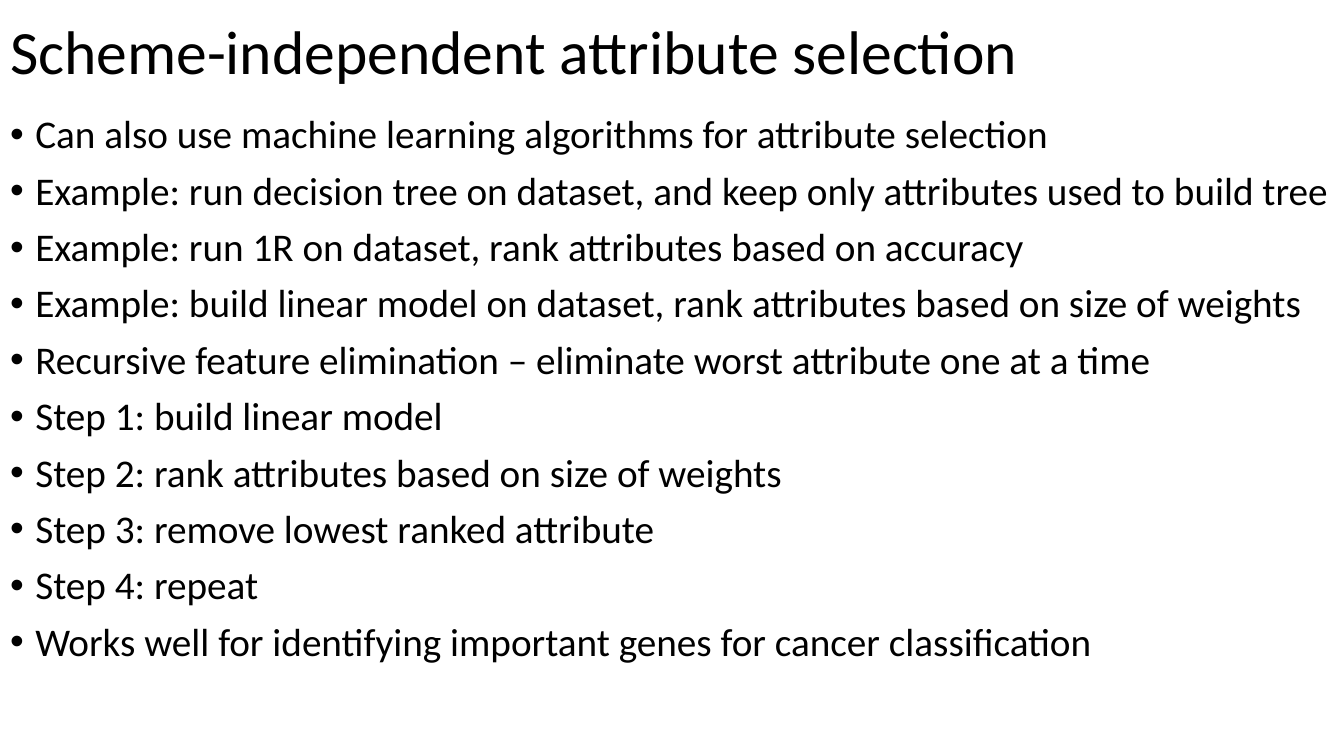
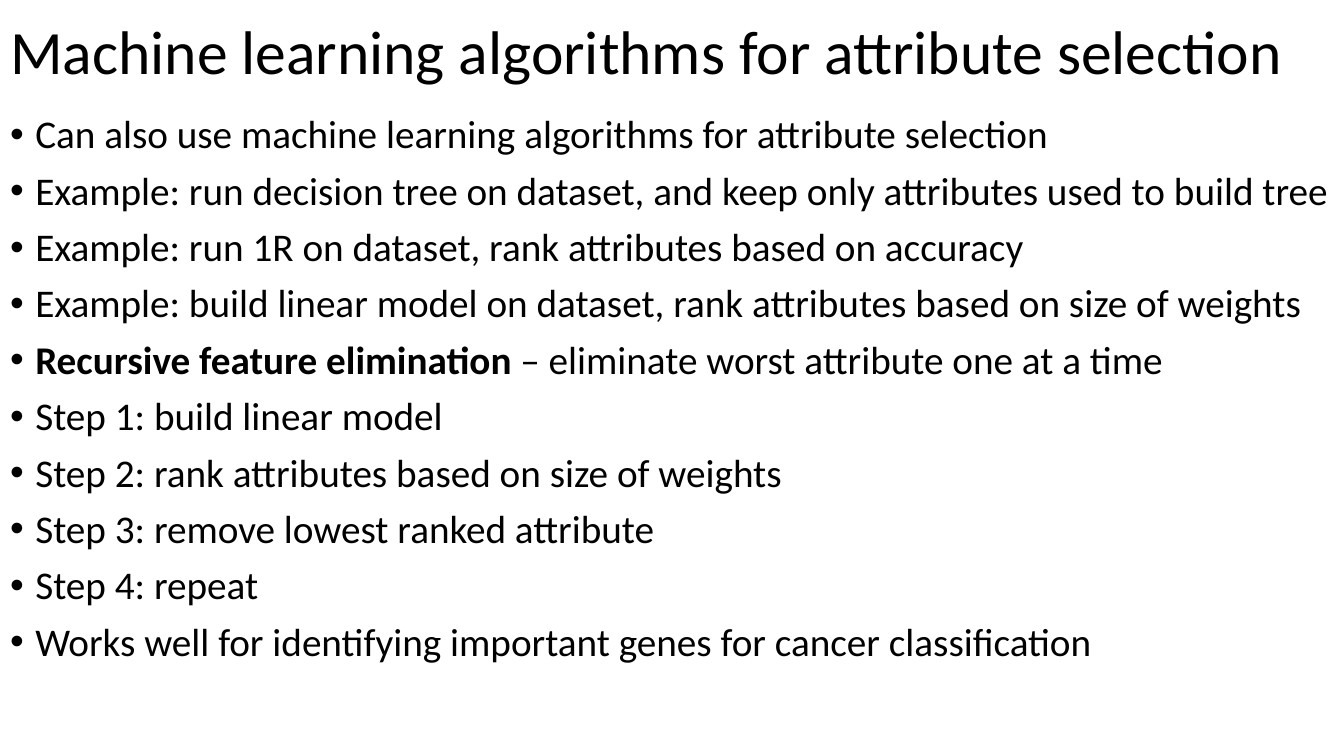
Before and after one commit to russellu/cs405, a slide deck: slide 7 of Lecture_14.pptx. Drawn at 1344x756 pixels with LibreOffice and Linux fonts; fonts in the diff are those of the drawing. Boxes give left, top, right and bottom in pixels: in the first picture for what was removed or moved away, otherwise in the second. Text is boxed around its words. In the diff, an @@ line names an element or a change of style, - is before the commit and + after.

```diff
--- a/Lecture_14.pptx
+++ b/Lecture_14.pptx
@@ title at [10,31,1281,85]: text changed @@
-Scheme-independent attribute selection
+Machine learning algorithms for attribute selection
@@ text at [35,346,1163,375]: bold on in "Recursive feature elimination" @@
```
Also in this commit, not shown: 13 other slides changed, 2 slides added, 1 slide removed, 2 other files.
